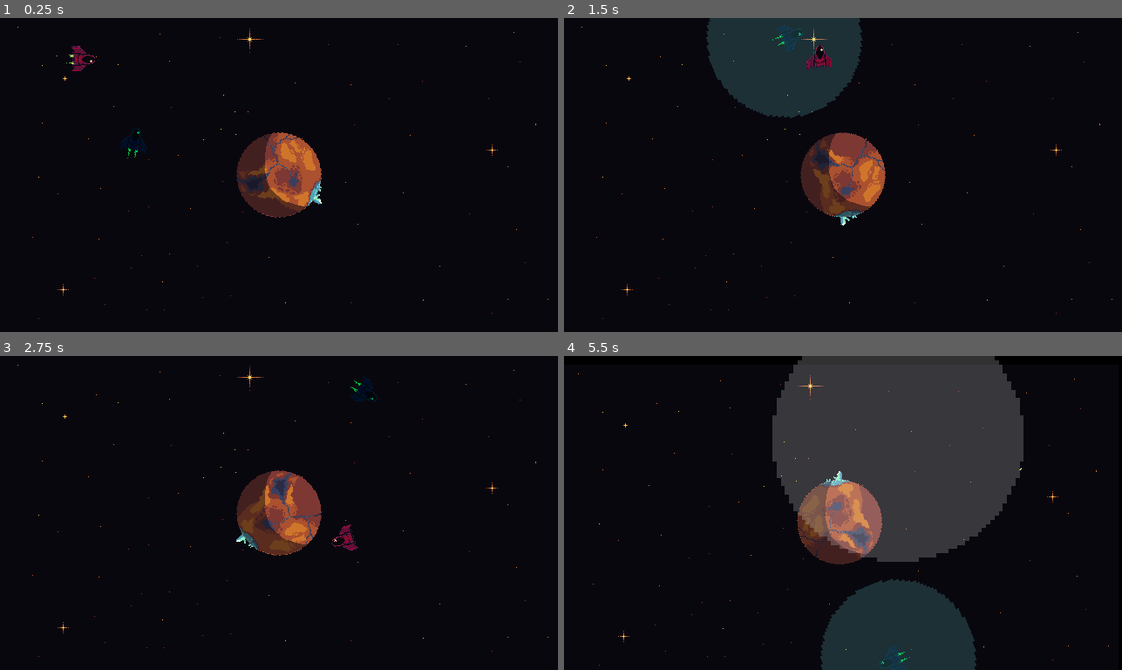
Above: before the commit, frames 1-4 (two rows, left to right).
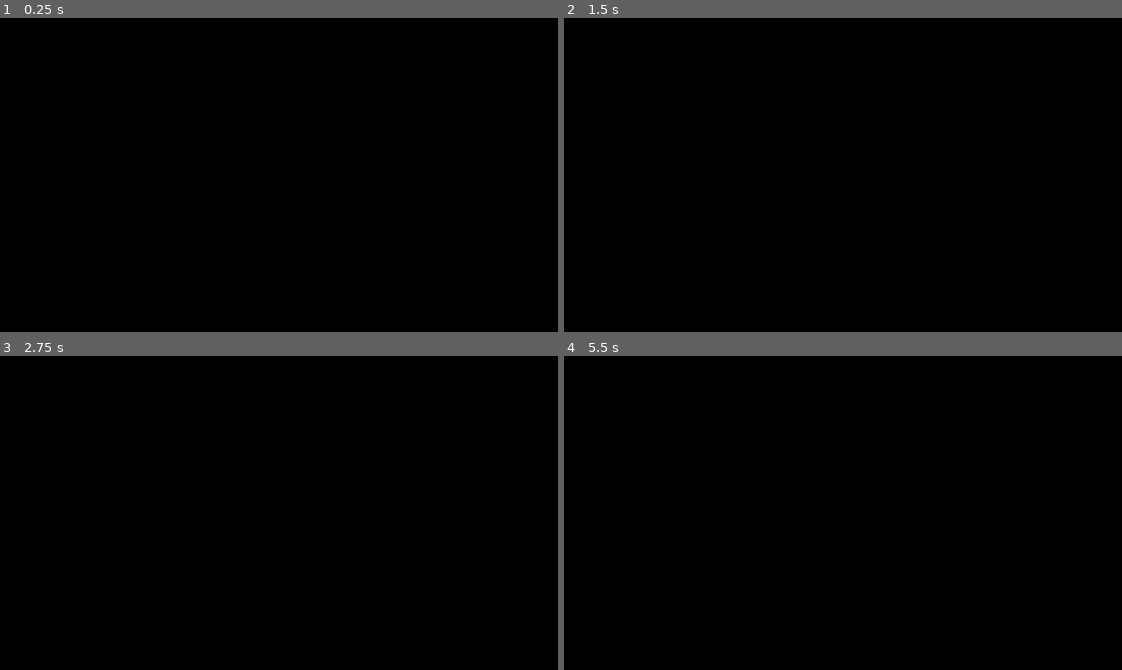
Above: after the commit, the same moments.

Repository: jhysek/brno-game-jam-2026
Game: Godot game, scene res://scenes/planet.tscn
The game is run twice, just before and just after one commit, with the same random seed, the same clock (stepped at 60 frames per second) and the same inputs.
Inputs (mouse positions are in pixels of both pictures, inside the frame that each line leads up to):
- Up to frame 1 (0.25 s): no input
- Up to frame 2 (1.5 s): tap Enter (ui_accept) at 0.5, 0.77 s; move the mouse to (965, 159) at 0.52 s; hold Right (ui_right) 0.53-1.28 s; hold R 0.53-1.28 s; click (965, 159) at 0.67 s; move the mouse to (731, 190) at 1.27 s; hold Down (ui_down) from 1.28 s (still down); tap R at 1.35 s; click (731, 190) at 1.42 s
- Up to frame 3 (2.75 s): tap Enter (ui_accept) at 1.52 s; move the mouse to (334, 443) at 2.02 s; release Down (ui_down) at 2.03 s; hold Right (ui_right) from 2.03 s (still down); hold R from 2.03 s (still down); click (334, 443) at 2.17 s
- Up to frame 4 (5.5 s): move the mouse to (815, 575) at 2.77 s; release Right (ui_right) at 2.78 s; release R at 2.78 s; hold Up (ui_up) 2.78-3.53 s; tap R at 2.85, 4.35 s; click (815, 575) at 2.92 s; tap Enter (ui_accept) at 3.02, 3.77, 4.52 s; move the mouse to (1010, 560) at 3.52 s; hold R 3.53-4.28 s; hold Left (ui_left) 3.53-5.03 s; click (1010, 560) at 3.67 s; move the mouse to (675, 465) at 4.27 s; click (675, 465) at 4.42 s; move the mouse to (870, 513) at 5.02 s; hold Down (ui_down) from 5.03 s (still down); hold R from 5.03 s (still down); click (870, 513) at 5.17 s

The runs differ from the first frame. In frame 1, 3.6% of the frame differs, in the area x 3-99%, y 2-96%; in frame 2, 10%; in frame 3, 3.6%; in frame 4, 32%, in the area x 2-98%, y 0-100%.

Commit message:
Enemy, shakes, transition...

Diff:
--- a/components/bullet/bullet.gd
+++ b/components/bullet/bullet.gd
@@ -47,4 +47,5 @@
 func _on_area_entered(area: Area2D) -> void:
 	if area.is_in_group("killable"):
 		print("AREA HIT")
+		area.explode()
 		queue_free()
--- a/components/enemy/enemy.gd
+++ b/components/enemy/enemy.gd
@@ -1,10 +1,69 @@
 extends Area2D
 
 @onready var radar_animation = $Radar/AnimationPlayer
+@onready var game: Node2D = null
+@onready var ATTACK_COOLDOWN = 0.5
+
+var Bullet = load("res://components/bullet/bullet.tscn")
+var Explosion = load("res://components/explosion/explosion.tscn")
+
+enum State {
+	SCANNING,
+	AIMING,
+	ATTACKING,
+	DEAD
+}
+
+var state = State.SCANNING
+var target = null
+var attack_cooldown = 0
+
+
+func _ready():
+	if !game:
+		game = get_node("/root/PlanetScene")
 
 func _on_radar_body_entered(body: Node2D) -> void:
 	if body.is_in_group("EnemyTarget"):
-		print("DETECTED")
+		state = State.AIMING
+		target = body.global_position
 
 func _on_timer_timeout() -> void:
-	radar_animation.play("pulse")
+	if state == State.SCANNING:
+		radar_animation.play("pulse")
+
+func _physics_process(delta: float) -> void:
+	if state == State.AIMING:
+		pass
+
+	if state == State.ATTACKING:
+		if attack_cooldown <= 0:
+			fire()
+			attack_cooldown = ATTACK_COOLDOWN
+		else:
+			attack_cooldown -= delta
+
+
+func fire():
+	if state == State.ATTACKING:
+		var bullet = Bullet.instantiate()
+		game.get_node("Bullets").add_child(bullet)
+		bullet.position = position - Vector2(cos(rotation + PI/2), sin(rotation + PI/2)) * 40
+		bullet.fire(Vector2(cos(rotation + PI/2), sin(rotation + PI/2)))
+
+
+func explode():
+	state = State.DEAD
+
+	var explosion = Explosion.instantiate()
+	game.add_child(explosion)
+	game.enemy_shake_camera()
+	explosion.position = global_position
+	explosion.explode()
+	queue_free()
+
+func _on_radar_body_exited(body: Node2D) -> void:
+	$ResetStateTimer.start()
+
+func _on_reset_state_timer_timeout() -> void:
+	state = State.SCANNING
--- a/components/enemy/enemy.tscn
+++ b/components/enemy/enemy.tscn
@@ -123,5 +123,10 @@
 [node name="Timer" type="Timer" parent="." unique_id=193321599]
 autostart = true
 
+[node name="ResetStateTimer" type="Timer" parent="." unique_id=481051878]
+one_shot = true
+
 [connection signal="body_entered" from="Radar" to="." method="_on_radar_body_entered"]
+[connection signal="body_exited" from="Radar" to="." method="_on_radar_body_exited"]
 [connection signal="timeout" from="Timer" to="." method="_on_timer_timeout"]
+[connection signal="timeout" from="ResetStateTimer" to="." method="_on_reset_state_timer_timeout"]
--- /dev/null
+++ b/components/transition/Transition.gd
@@ -0,0 +1,18 @@
+extends CanvasLayer
+
+var scene: String = "";
+
+func _ready():
+	$AnimationPlayer.play_backwards("Fade")
+
+func openScene():
+	scene = ""
+	$AnimationPlayer.play_backwards("Fade")
+
+func switchTo(target_scene):
+	scene = target_scene
+	$AnimationPlayer.play("Fade")
+
+func _on_animation_player_animation_finished(anim_name):
+	if scene != "":
+		get_tree().change_scene_to_file(scene)
--- /dev/null
+++ b/components/transition/Transition.gdshader
@@ -0,0 +1,132 @@
+shader_type canvas_item;
+  render_mode unshaded;
+
+  // Transition progress: 0.0 = fully transparent, 1.0 = fully black
+  // Black grows inward from screen edges toward center
+  uniform float position: hint_range(0.0, 1.0) = 0.0;
+  // Size of the pixel blocks used for dithering
+  uniform float pixel_size: hint_range(1.0, 100.0, 1.0) = 8.0;
+  // Viewport resolution
+  uniform vec2 resolution = vec2(400.0, 400.0);
+  // Offset between the two dither samples (odd/even gives different looks)
+  uniform vec2 dither_offset = vec2(2.0, 0.0);
+  // Size of the dither matrix to use (2x2, 4x4, or 8x8)
+  uniform int bayer_size: hint_enum("2x2", "4x4", "8x8") = 2;
+  // Whether to interpolate and blend dither values
+  uniform bool interpolate = true;
+  // Controls the sharpness of the dithered gradient at the transition edge
+  uniform float falloff: hint_range(0.1, 10.0) = 2.5;
+  // Width of the dithered transition band (in normalized distance units)
+  uniform float edge_width: hint_range(0.01, 1.0) = 0.2;
+  // Fill color
+  uniform vec4 color: source_color = vec4(0.0, 0.0, 0.0, 1.0);
+
+  const int bayer2[4] = {
+      0, 2,
+      3, 1
+  };
+
+  const int bayer4[16] = {
+      0, 8, 2, 10,
+      12, 4, 14, 6,
+      3, 11, 1, 9,
+      15, 7, 13, 5
+  };
+
+  const int bayer8[64] = {
+      0, 32,  8, 40,  2, 34, 10, 42,
+      48, 16, 56, 24, 50, 18, 58, 26,
+      12, 44,  4, 36, 14, 46,  6, 38,
+      60, 28, 52, 20, 62, 30, 54, 22,
+      3, 35, 11, 43,  1, 33,  9, 41,
+      51, 19, 59, 27, 49, 17, 57, 25,
+      15, 47,  7, 39, 13, 45,  5, 37,
+      63, 31, 55, 23, 61, 29, 53, 21
+  };
+
+  float get_bayer2(vec2 coord) {
+      int x = int(mod(coord.x, 2.0));
+      int y = int(mod(coord.y, 2.0));
+      return (float(bayer2[y * 2 + x]) + 0.5) / 4.0;
+  }
+
+  float get_bayer4(vec2 coord) {
+      int x = int(mod(coord.x, 4.0));
+      int y = int(mod(coord.y, 4.0));
+      return (float(bayer4[y * 4 + x]) + 0.5) / 16.0;
+  }
+
+  float get_bayer8(vec2 coord) {
+      int x = int(mod(coord.x, 8.0));
+      int y = int(mod(coord.y, 8.0));
+      return (float(bayer8[y * 8 + x]) + 0.5) / 64.0;
+  }
+
+  float get_bayer(vec2 coord) {
+      if (bayer_size == 0) return get_bayer2(coord);
+      else if (bayer_size == 1) return get_bayer4(coord);
+      else return get_bayer8(coord);
+  }
+
+  float get_dither(vec2 uv, vec2 step_size) {
+      vec2 bayer_coord = floor(uv / step_size + 1.0e-5);
+      vec2 grid_uv = bayer_coord * step_size + step_size * 0.5;
+
+      // Aspect-ratio-corrected distance from screen center so the sweep looks circular
+      float aspect = resolution.x / resolution.y;
+      vec2 to_center = grid_uv - vec2(0.5, 0.5);
+      to_center.x *= aspect;
+      float dist = length(to_center);
+
+      // Maximum possible distance (center to farthest corner, aspect-corrected)
+      float max_dist = length(vec2(0.5 * aspect, 0.5));
+
+      // Normalized distance: 0.0 at screen center, 1.0 at the farthest corner
+      float norm_dist = clamp(dist / max_dist, 0.0, 1.0);
+
+      // The sweep front travels from outside the screen inward as position goes 0 -> 1.
+      // At position=0: front sits beyond all corners -> screen fully transparent.
+      // At position=1: front sits below center     -> screen fully black.
+      float front = mix(1.0 + edge_width, -edge_width, position);
+
+      // Coverage: 0 = transparent, 1 = black; equals 0.5 exactly at the front.
+      float coverage = clamp((norm_dist - front) / edge_width + 0.5, 0.0, 1.0);
+      coverage = pow(coverage, falloff);
+
+      float threshold = get_bayer(bayer_coord);
+      return step(threshold, coverage);
+  }
+
+  float get_mask(vec2 uv, vec2 step_size, vec2 offset) {
+      float d1 = get_dither(uv, step_size);
+      float d2 = get_dither(uv - offset, step_size);
+      return max(d1, d2);
+  }
+
+  void fragment() {
+      vec2 uv_step = pixel_size / resolution;
+      vec2 raw_offset_uv = round(dither_offset) * uv_step;
+      vec2 effective_offset = interpolate ? raw_offset_uv * 0.5 : raw_offset_uv;
+      vec2 centered_uv = UV + effective_offset * 0.5;
+
+      float dither;
+      if (interpolate) {
+          vec2 sub_step = uv_step * 0.5;
+          vec2 quantized_uv = floor(centered_uv / uv_step) * uv_step;
+
+          vec2 q1 = vec2(uv_step.x * 0.25, uv_step.y * 0.25);
+          vec2 q3 = vec2(uv_step.x * 0.75, uv_step.y * 0.75);
+
+          float v1 = get_mask(quantized_uv + q1, sub_step, effective_offset);
+          float v2 = get_mask(quantized_uv + vec2(q3.x, q1.y), sub_step, effective_offset);
+          float v3 = get_mask(quantized_uv + vec2(q1.x, q3.y), sub_step, effective_offset);
+          float v4 = get_mask(quantized_uv + q3, sub_step, effective_offset);
+
+          dither = (v1 + v2 + v3 + v4) * 0.25;
+      } else {
+          vec2 quantized_uv = floor(centered_uv / uv_step) * uv_step;
+          dither = get_mask(quantized_uv, uv_step, effective_offset);
+      }
+
+      COLOR = vec4(color.rgb, dither * color.a);
+  }
--- /dev/null
+++ b/components/transition/Transition.tscn
@@ -0,0 +1,69 @@
+[gd_scene format=3 uid="uid://byy2cqtwibtxt"]
+
+[ext_resource type="Shader" uid="uid://bmst1fbgucrxp" path="res://components/transition/Transition.gdshader" id="1_dni86"]
+[ext_resource type="Script" uid="uid://1cyw48kwmrkc" path="res://components/transition/Transition.gd" id="1_xfsfi"]
+
+[sub_resource type="ShaderMaterial" id="ShaderMaterial_uotwk"]
+shader = ExtResource("1_dni86")
+shader_parameter/position = 1.0
+shader_parameter/pixel_size = 5.0
+shader_parameter/resolution = Vector2(640, 360)
+shader_parameter/dither_offset = Vector2(4, 0)
+shader_parameter/bayer_size = 2
+shader_parameter/interpolate = true
+shader_parameter/falloff = 2.5
+shader_parameter/edge_width = 0.6620000307464801
+shader_parameter/color = Color(0, 0, 0, 1)
+
+[sub_resource type="Animation" id="Animation_pcj4n"]
+resource_name = "Fade"
+tracks/0/type = "value"
+tracks/0/imported = false
+tracks/0/enabled = true
+tracks/0/path = NodePath("Bg:material:shader_parameter/position")
+tracks/0/interp = 1
+tracks/0/loop_wrap = true
+tracks/0/keys = {
+"times": PackedFloat32Array(0, 1),
+"transitions": PackedFloat32Array(0.378929, 1),
+"update": 0,
+"values": [0.0, 1.0]
+}
+
+[sub_resource type="Animation" id="Animation_lo0f6"]
+length = 0.001
+tracks/0/type = "value"
+tracks/0/imported = false
+tracks/0/enabled = true
+tracks/0/path = NodePath("Bg:material:shader_parameter/position")
+tracks/0/interp = 1
+tracks/0/loop_wrap = true
+tracks/0/keys = {
+"times": PackedFloat32Array(0),
+"transitions": PackedFloat32Array(1),
+"update": 0,
+"values": [1.0]
+}
+
+[sub_resource type="AnimationLibrary" id="AnimationLibrary_6w8qf"]
+_data = {
+&"Fade": SubResource("Animation_pcj4n"),
+&"RESET": SubResource("Animation_lo0f6")
+}
+
+[node name="Transition" type="CanvasLayer" unique_id=993388852]
+script = ExtResource("1_xfsfi")
+
+[node name="Bg" type="ColorRect" parent="." unique_id=1960406011]
+material = SubResource("ShaderMaterial_uotwk")
+anchors_preset = 15
+anchor_right = 1.0
+anchor_bottom = 1.0
+grow_horizontal = 2
+grow_vertical = 2
+mouse_filter = 2
+
+[node name="AnimationPlayer" type="AnimationPlayer" parent="." unique_id=292364102]
+libraries/ = SubResource("AnimationLibrary_6w8qf")
+
+[connection signal="animation_finished" from="AnimationPlayer" to="." method="_on_animation_player_animation_finished"]
--- a/project.godot
+++ b/project.godot
@@ -19,6 +19,7 @@
 [autoload]
 
 PlanetDefinitions="*uid://dvc7rslb5hfgo"
+Transition="*uid://byy2cqtwibtxt"
 
 [display]
 
--- a/scenes/game.gd
+++ b/scenes/game.gd
@@ -4,5 +4,15 @@
 
 @onready var cam = $Camera2D
 
+func _ready():
+	Transition.openScene()
+
 func shake_camera():
 	cam.shake(1, 30, 30)
+
+func enemy_shake_camera():
+	cam.shake(0.5, 30, 10)
+
+func _input(event: InputEvent) -> void:
+	if Input.is_key_pressed(KEY_R):
+		Transition.switchTo("res://scenes/planet.tscn")
Not shown, added: components/transition/Transition.gd.uid
Not shown, added: components/transition/Transition.gdshader.uid
Not shown, added: export_presets.cfg
